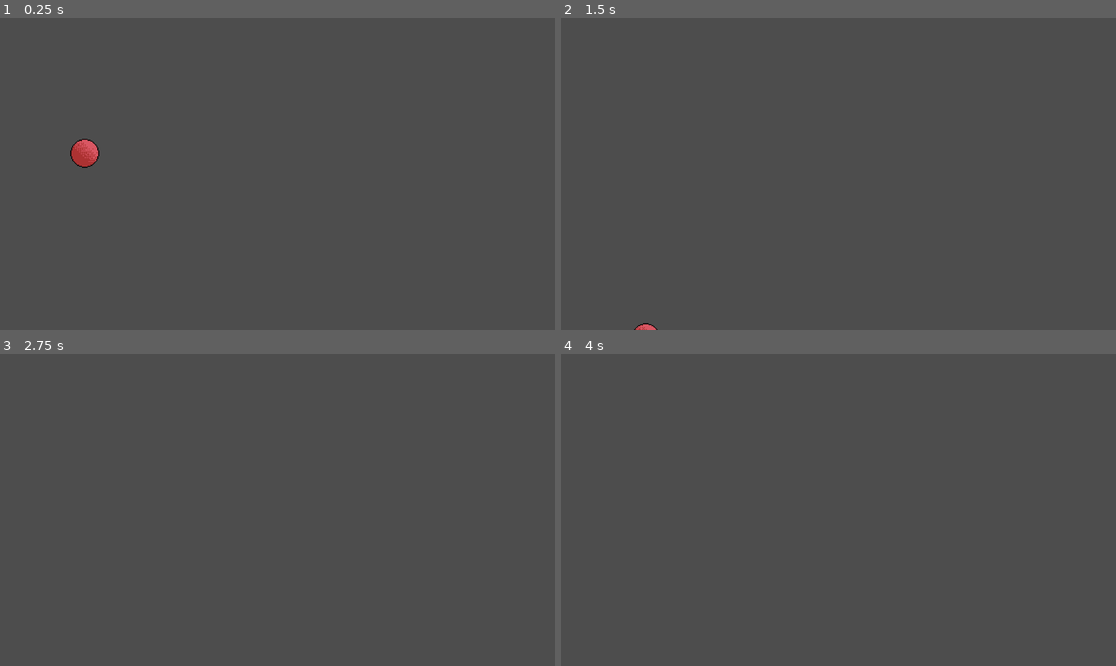
Above: before the commit, frames 1-4 (two rows, left to right).
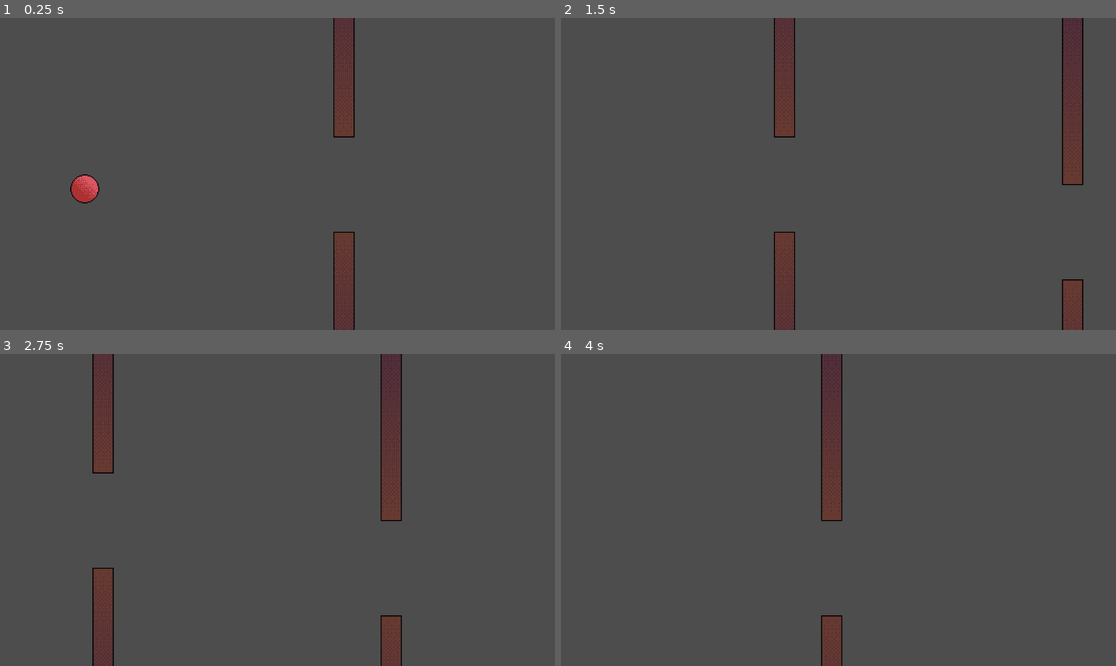
Above: after the commit, the same moments.

Repository: Mvgedev/flappy
Game: Godot game, scene res://scenes/game_screen.tscn
The game is run twice, just before and just after one commit, with the same random seed, the same clock (stepped at 60 frames per second) and the same inputs.
Inputs:
- Up to frame 1 (0.25 s): no input
- Up to frame 2 (1.5 s): tap Space (Flap) at 0.77, 1.07 s
- Up to frame 3 (2.75 s): tap Space (Flap) at 1.52, 1.82 s
- Up to frame 4 (4 s): tap Space (Flap) at 3.02, 3.32, 3.77 s

The runs differ from the first frame. In frame 1, 3.5% of the frame differs, in the area x 12-64%, y 0-100%; in frame 2, 5.5%, in the area x 13-95%, y 0-100%; in frame 3, 5.4%; in frame 4, 2.7%.

Commit message:
Obstacles
- Added obstacles object and pairs logic
- Added spawn logic and movement of obstacles

Diff:
--- a/scenes/game_screen.tscn
+++ b/scenes/game_screen.tscn
@@ -1,8 +1,9 @@
-[gd_scene load_steps=6 format=3 uid="uid://c5gydx4og72e"]
+[gd_scene load_steps=8 format=3 uid="uid://c5gydx4og72e"]
 
 [ext_resource type="PackedScene" uid="uid://bqt183ikvb1ni" path="res://scenes/player.tscn" id="1_8mhku"]
 [ext_resource type="Script" uid="uid://d1g147ojau25o" path="res://scripts/game_manager.gd" id="1_85ytm"]
 [ext_resource type="PackedScene" uid="uid://cyo4n6qvd65tp" path="res://scenes/killzone.tscn" id="3_3uriw"]
+[ext_resource type="PackedScene" uid="uid://drfgre6u6u6i7" path="res://scenes/obstacles_pair.tscn" id="4_dv2sx"]
 
 [sub_resource type="SegmentShape2D" id="SegmentShape2D_3uriw"]
 a = Vector2(-292, 0)
@@ -12,28 +13,50 @@
 a = Vector2(-291, 0)
 b = Vector2(289, 0)
 
+[sub_resource type="SegmentShape2D" id="SegmentShape2D_rxmqw"]
+a = Vector2(0, 162)
+b = Vector2(0, -160)
+
 [node name="GameScreen" type="Node2D"]
 
 [node name="GameManager" type="Node" parent="."]
 script = ExtResource("1_85ytm")
 
 [node name="Player" parent="." instance=ExtResource("1_8mhku")]
-position = Vector2(-200, -50)
+unique_name_in_owner = true
+position = Vector2(-200, -13)
 collision_layer = 2
 
 [node name="Camera2D" type="Camera2D" parent="."]
 zoom = Vector2(2, 2)
 
-[node name="Node" type="Node" parent="."]
+[node name="Borders" type="Node" parent="."]
 
-[node name="KillzoneBottom" parent="Node" instance=ExtResource("3_3uriw")]
+[node name="KillzoneBottom" parent="Borders" instance=ExtResource("3_3uriw")]
 position = Vector2(0, 168)
 
-[node name="CollisionShape2D" type="CollisionShape2D" parent="Node/KillzoneBottom"]
+[node name="CollisionShape2D" type="CollisionShape2D" parent="Borders/KillzoneBottom"]
 shape = SubResource("SegmentShape2D_3uriw")
 
-[node name="KillzoneTop" parent="Node" instance=ExtResource("3_3uriw")]
+[node name="KillzoneTop" parent="Borders" instance=ExtResource("3_3uriw")]
 position = Vector2(0, -167)
 
-[node name="CollisionShape2D" type="CollisionShape2D" parent="Node/KillzoneTop"]
+[node name="CollisionShape2D" type="CollisionShape2D" parent="Borders/KillzoneTop"]
 shape = SubResource("SegmentShape2D_dv2sx")
+
+[node name="BorderLeft" type="Area2D" parent="Borders"]
+position = Vector2(-336, 1)
+
+[node name="CollisionShape2D" type="CollisionShape2D" parent="Borders/BorderLeft"]
+shape = SubResource("SegmentShape2D_rxmqw")
+
+[node name="BorderRight" type="Area2D" parent="Borders"]
+position = Vector2(393, 1)
+
+[node name="CollisionShape2D" type="CollisionShape2D" parent="Borders/BorderRight"]
+shape = SubResource("SegmentShape2D_rxmqw")
+
+[node name="Obstacles" type="Node" parent="."]
+
+[node name="ObstaclesPair" parent="Obstacles" instance=ExtResource("4_dv2sx")]
+position = Vector2(94, 11)
--- /dev/null
+++ b/scenes/obstacle.tscn
@@ -0,0 +1,18 @@
+[gd_scene load_steps=4 format=3 uid="uid://dp6hjc82g11om"]
+
+[ext_resource type="Texture2D" uid="uid://o8k0n8btl6bb" path="res://assets/sprites/Obstaclev2.png" id="1_drdry"]
+[ext_resource type="PackedScene" uid="uid://cyo4n6qvd65tp" path="res://scenes/killzone.tscn" id="2_drdry"]
+
+[sub_resource type="RectangleShape2D" id="RectangleShape2D_drdry"]
+size = Vector2(18, 258)
+
+[node name="Obstacle" type="Node2D"]
+
+[node name="Sprite2D" type="Sprite2D" parent="."]
+texture = ExtResource("1_drdry")
+
+[node name="Killzone" parent="." instance=ExtResource("2_drdry")]
+
+[node name="CollisionShape2D" type="CollisionShape2D" parent="Killzone"]
+position = Vector2(-2, 0)
+shape = SubResource("RectangleShape2D_drdry")
--- /dev/null
+++ b/scenes/obstacles_pair.tscn
@@ -0,0 +1,14 @@
+[gd_scene load_steps=3 format=3 uid="uid://drfgre6u6u6i7"]
+
+[ext_resource type="Script" uid="uid://btwxr8m56jokh" path="res://scripts/obstacles_pair.gd" id="1_kuope"]
+[ext_resource type="PackedScene" uid="uid://dp6hjc82g11om" path="res://scenes/obstacle.tscn" id="1_rqn0e"]
+
+[node name="ObstaclesPair" type="Node2D"]
+script = ExtResource("1_kuope")
+
+[node name="TopObstacle" parent="." instance=ExtResource("1_rqn0e")]
+position = Vector2(0, -180)
+rotation = -3.1415925
+
+[node name="BottomObstacle" parent="." instance=ExtResource("1_rqn0e")]
+position = Vector2(0, 180)
--- a/scenes/player.tscn
+++ b/scenes/player.tscn
@@ -1,6 +1,6 @@
 [gd_scene load_steps=4 format=3 uid="uid://bqt183ikvb1ni"]
 
-[ext_resource type="Texture2D" uid="uid://c6glravt7n1aa" path="res://assets/character_sprite.png" id="1_3vyb7"]
+[ext_resource type="Texture2D" uid="uid://c6glravt7n1aa" path="res://assets/sprites/character_sprite.png" id="1_3vyb7"]
 [ext_resource type="Script" uid="uid://y0wtkxnbitgh" path="res://scripts/player.gd" id="1_g2els"]
 
 [sub_resource type="CircleShape2D" id="CircleShape2D_g2els"]
--- a/scripts/game_manager.gd
+++ b/scripts/game_manager.gd
@@ -1,6 +1,20 @@
 extends Node
+
+@onready var player: RigidBody2D = %Player
+@onready var obstacles: Node = $"../Obstacles"
+@onready var border_right: Area2D = $"../Borders/BorderRight"
+
+var OBSTACLES_PAIR = preload("res://scenes/obstacles_pair.tscn")
+# Spawn y -80 to y 80 for obstacles
 
 var game_start = false
 # Called when the node enters the scene tree for the first time.
 func _ready() -> void:
-	pass # Replace with function body.
+	spawn_obstacles()
+
+func spawn_obstacles():
+	var obsPair = OBSTACLES_PAIR.instantiate()
+	obstacles.add_child(obsPair)
+	#Define base position
+	obsPair.position.x = border_right.position.x
+	obsPair.position.y = randf_range(-80, 80)
--- a/scripts/killzone.gd
+++ b/scripts/killzone.gd
@@ -3,3 +3,4 @@
 
 func _on_body_entered(body: Node2D) -> void:
 	print("Ouch")
+	#body.queue_free()
--- /dev/null
+++ b/scripts/obstacles_pair.gd
@@ -0,0 +1,11 @@
+extends Node2D
+
+var speed = 100
+# Called when the node enters the scene tree for the first time.
+func _ready() -> void:
+	pass # Replace with function body.
+
+
+# Called every frame. 'delta' is the elapsed time since the previous frame.
+func _process(delta: float) -> void:
+	position.x -= speed * delta
--- a/scripts/player.gd
+++ b/scripts/player.gd
@@ -2,16 +2,13 @@
 
 var gravity_affect = false
 var flap_force = -300
+
 # Called when the node enters the scene tree for the first time.
 func _ready() -> void:
 	#gravity_scale = 0.0
 	pass
 
-func _process(delta: float) -> void:
-	pass
-		# PAS BON -> Donne de l'impulsion en prenant en compte la force actuelle
-
-func _physics_process(delta: float) -> void:
+func _physics_process(_delta: float) -> void:
 	if Input.is_action_just_pressed("Flap"):
 		print("Flap")
 		linear_velocity = Vector2.ZERO
Binary file added: assets/sprites/Obstacle.png
Not shown, added: assets/sprites/Obstacle.png.import
Binary file added: assets/sprites/Obstaclev2.png
Not shown, changed: assets/sprites/Obstaclev2.png.import
Renamed: assets/character_sprite.png -> assets/sprites/character_sprite.png
Not shown, added: assets/sprites/character_sprite.png.import
Not shown, added: scripts/obstacles_pair.gd.uid
